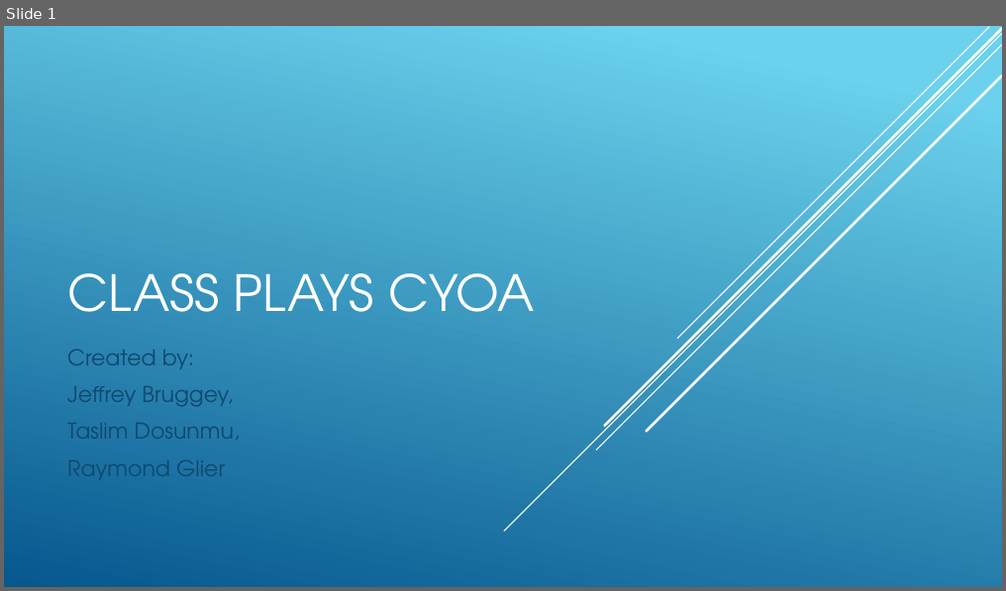
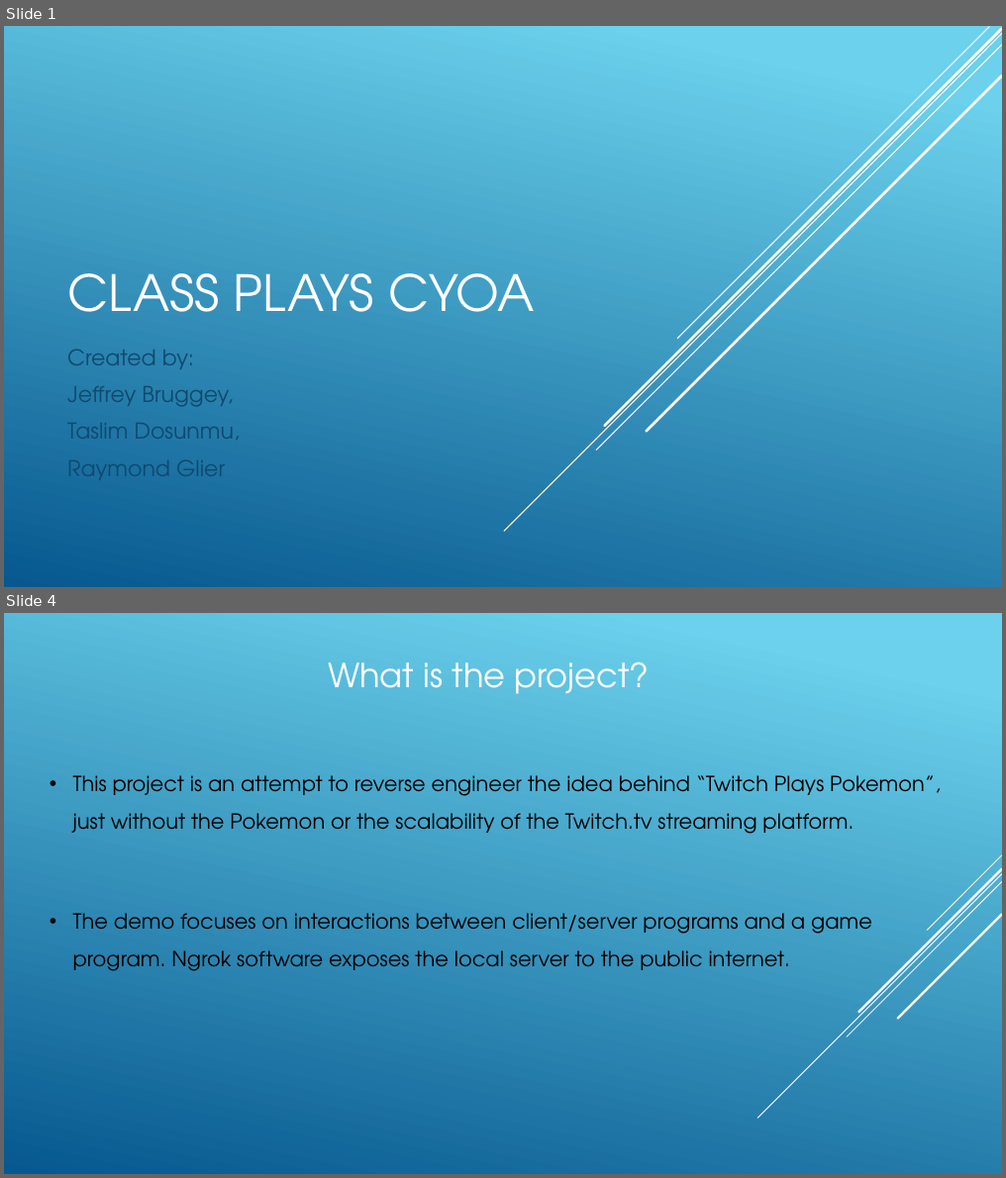
Before and after one commit to JayDosunmu/class_plays_cyoa, a slide deck: SLP_Project_Demo.pptx. Shown one above the other, each under a label of ours: slide 1 before the commit, slides 1 and 4 after it; the slides between them are not shown. The pictures are 1006x591 and 1006x1178 pixels, drawn with LibreOffice and Linux fonts; fonts in the diff are those of the drawing. Boxes give left, top, right and bottom in pixels: in the first picture for what was removed or moved away, otherwise in the second. Text is boxed around its words. In the diff, an @@ line names an element or a change of style, - is before the commit and + after.

```diff
--- a/SLP_Project_Demo.pptx
+++ b/SLP_Project_Demo.pptx
@@ slide 4 added at box(4, 613, 1002, 1174), background gradient #6ED2EB to #06588E @@
@@ text added at box(328, 663, 649, 694), 32 pt, text #FFFFFF @@
+What is the project?
@@ text added at box(73, 775, 941, 971), 20 pt, text #000000 @@
+• This project is an attempt to reverse engineer the idea behind “Twitch Plays Pokemon”, just without the Pokemon or the scalability of the Twitch.tv streaming platform.
+• The demo focuses on interactions between client/server programs and a game program. Ngrok software exposes the local server to the public internet.
@@ group added at box(757, 856, 1002, 1118): 5 lines @@
```
Also in this commit, not shown: 5 other slides added, 1 slide removed.
